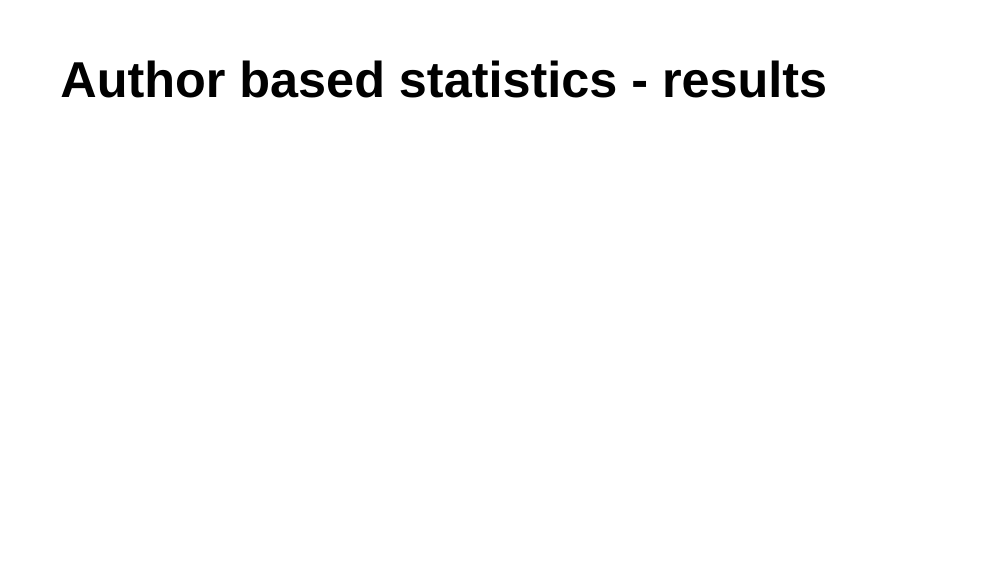
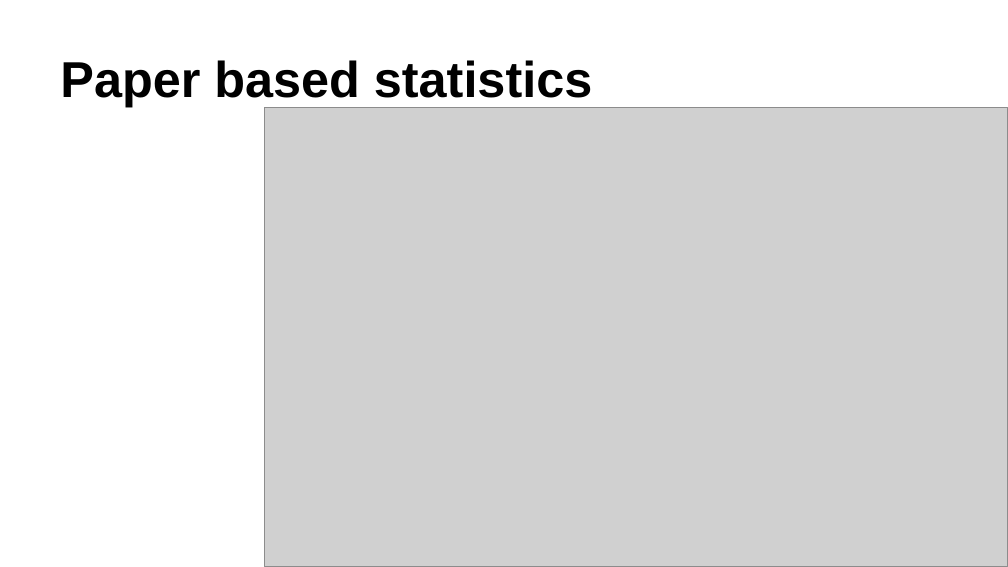
Before and after one commit to ag3859/RTBDProject, a slide deck: slide 18 of RTBD.pptx. Drawn at 1008x567 pixels with LibreOffice and Linux fonts; fonts in the diff are those of the drawing; grey boxes stand for pictures. Boxes give left, top, right and bottom in pixels: in the first picture for what was removed or moved away, otherwise in the second. Text is boxed around its words. In the diff, an @@ line names an element or a change of style, - is before the commit and + after.

```diff
--- a/RTBD.pptx
+++ b/RTBD.pptx
@@ title at [60, 60, 592, 106]: text changed @@
-Author based statistics - results
+Paper based statistics
@@ picture added at [264, 107, 1008, 566] @@
```
Also in this commit, not shown: 6 other slides changed, 1 slide added, 21 other files.
